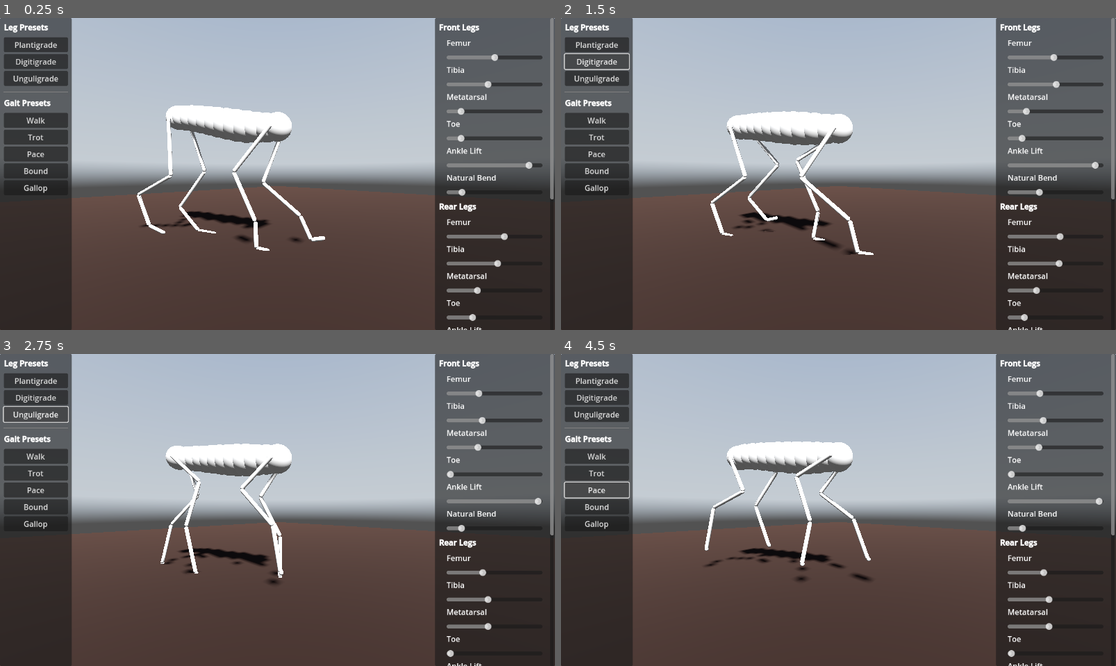
Above: before the commit, frames 1-4 (two rows, left to right).
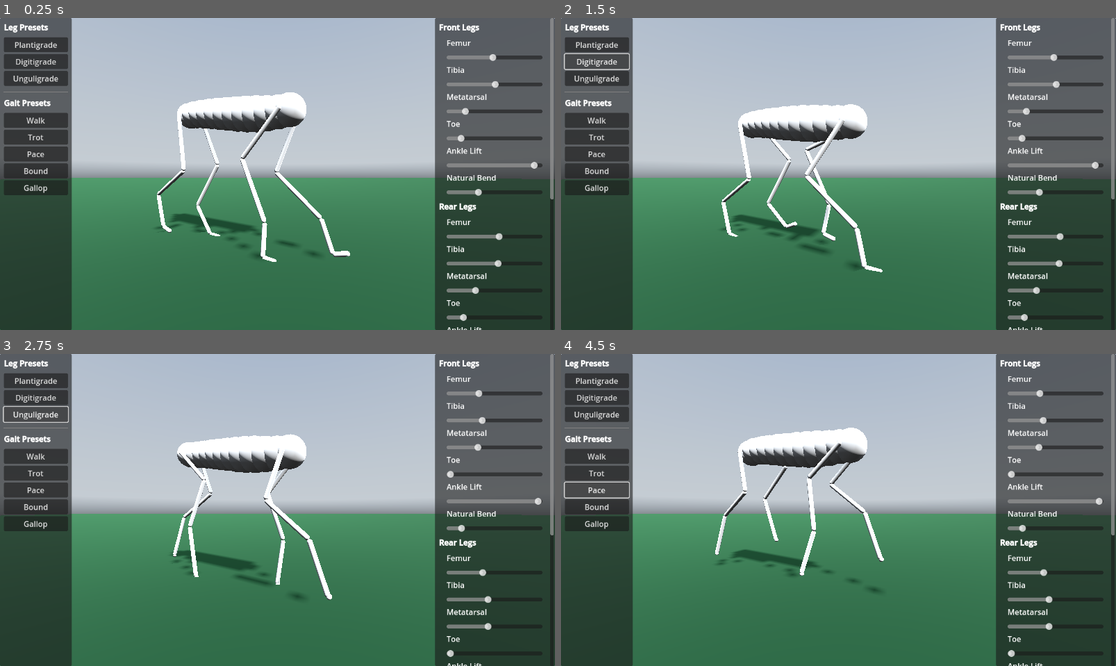
Above: after the commit, the same moments.

Repository: jehoz/legs-and-gaits
Game: Godot game, scene res://scenes/default.tscn
Same seed, same stepped clock (60 frames per second), same inputs: the game is played once before the commit and once after it. A sky picture missing from this copy of the repository is replaced by a grey-blue gradient.
Inputs:
- Up to frame 1 (0.25 s): no input
- Up to frame 2 (1.5 s): click "Plantigrade" at 0.5 s; click "Digitigrade" at 1.25 s
- Up to frame 3 (2.75 s): click "Unguligrade" at 2 s
- Up to frame 4 (4.5 s): click "Walk" at 2.75 s; click "Trot" at 3.5 s; click "Pace" at 4.25 s

The runs differ from the first frame. In frame 1, 37% of the frame differs, in the area x 0-100%, y 11-100%; in frame 2, 36%; in frame 3, 36%; in frame 4, 37%.

Commit message:
Update some default values

Diff:
--- a/scenes/default.tscn
+++ b/scenes/default.tscn
@@ -8,80 +8,87 @@
 [ext_resource type="Script" path="res://scripts/ui/leg_preset_button.gd" id="6_nay67"]
 [ext_resource type="Script" path="res://scripts/ui/gait_preset_button.gd" id="7_1iott"]
 
-[sub_resource type="Curve" id="Curve_ed4xn"]
+[sub_resource type="Curve" id="Curve_0s5ka"]
 max_value = 0.2
 _data = [Vector2(0, 0.101099), 0.0, 0.0, 0, 0, Vector2(0.691943, 0.120879), 0.0, 0.0, 0, 0, Vector2(1, 0.101099), 0.0, 0.0, 0, 0]
 point_count = 3
 
-[sub_resource type="Resource" id="Resource_vg5k8"]
+[sub_resource type="Resource" id="Resource_etv65"]
 script = ExtResource("2_sau8g")
-femur_length = 0.43
-tibia_length = 0.38
-metatarsal_length = 0.18
+femur_length = 0.413
+tibia_length = 0.431
+metatarsal_length = 0.212
 toe_length = 0.1
-ankle_lift = 1.4
+ankle_lift = 1.5
 leg_type = 0
-natural_bend = 0.1
-
-[sub_resource type="Resource" id="Resource_7scyc"]
+natural_bend = 0.24
+
+[sub_resource type="Resource" id="Resource_o2e4e"]
 script = ExtResource("2_sau8g")
-femur_length = 0.5
-tibia_length = 0.45
-metatarsal_length = 0.3
-toe_length = 0.2
-ankle_lift = 0.8
+femur_length = 0.461
+tibia_length = 0.452
+metatarsal_length = 0.285
+toe_length = 0.12
+ankle_lift = 0.996
 leg_type = 1
-natural_bend = 0.15
+natural_bend = 0.197
 
 [sub_resource type="Resource" id="Resource_0glcd"]
 script = ExtResource("4_kntse")
 body_length = 1.0
-body_shape = SubResource("Curve_ed4xn")
+body_shape = SubResource("Curve_0s5ka")
 num_body_segments = 12
-front_leg_blueprint = SubResource("Resource_vg5k8")
-rear_leg_blueprint = SubResource("Resource_7scyc")
-speed = 3.5
-leg_pair_phase_difference = 1.5708
+front_leg_blueprint = SubResource("Resource_etv65")
+rear_leg_blueprint = SubResource("Resource_o2e4e")
+speed = 3.75
+leg_pair_phase_difference = 1.5
 leg_side_phase_difference = 3.14159
-step_height = 0.125
-step_length = 0.25
+step_height = 0.2
+step_length = 0.3
 oscillator_bias = 1.0
 
-[sub_resource type="StandardMaterial3D" id="StandardMaterial3D_dcppm"]
-albedo_color = Color(0.160784, 0.101961, 0.0705882, 1)
+[sub_resource type="StandardMaterial3D" id="StandardMaterial3D_xca50"]
+albedo_color = Color(0.862745, 0.862745, 0.862745, 1)
+metallic = 1.0
+
+[sub_resource type="StandardMaterial3D" id="StandardMaterial3D_fvigv"]
+albedo_color = Color(0.0862745, 0.219608, 0.129412, 1)
 
 [sub_resource type="QuadMesh" id="QuadMesh_kebb5"]
-size = Vector2(10, 10)
+size = Vector2(50, 50)
 orientation = 1
 
 [sub_resource type="PanoramaSkyMaterial" id="PanoramaSkyMaterial_5udmt"]
 panorama = ExtResource("5_8pggb")
 
-[sub_resource type="Sky" id="Sky_1dely"]
+[sub_resource type="Sky" id="Sky_qwvaw"]
 sky_material = SubResource("PanoramaSkyMaterial_5udmt")
 
 [sub_resource type="Environment" id="Environment_6qart"]
 background_mode = 2
-sky = SubResource("Sky_1dely")
+sky = SubResource("Sky_qwvaw")
 ambient_light_source = 2
 ambient_light_color = Color(0.396078, 0.396078, 0.396078, 1)
 ambient_light_energy = 2.0
 tonemap_mode = 3
 tonemap_exposure = 1.2
 tonemap_white = 16.0
+ssao_radius = 10.42
 
 [node name="Default" type="Node3D"]
 
 [node name="Creature" type="Node3D" parent="."]
-transform = Transform3D(-0.919821, 0, -0.392337, 0, 1, 0, 0.392337, 0, -0.919821, 0, 0, 0)
+transform = Transform3D(-1, 0, 8.74227e-08, 0, 1, 0, -8.74227e-08, 0, -1, 0, 0, 0)
 script = ExtResource("1_e1xh8")
 blueprint = SubResource("Resource_0glcd")
+material = SubResource("StandardMaterial3D_xca50")
 
 [node name="Camera3D" type="Camera3D" parent="."]
-transform = Transform3D(0.707107, 0, -0.707107, 0, 1, 0, 0.707107, 0, 0.707107, -1, 0.5, 1)
+transform = Transform3D(0.5, 0, -0.866026, 0, 1, 0, 0.866026, 0, 0.5, -1.1, 0.5, 0.55)
 
 [node name="Ground" type="MeshInstance3D" parent="."]
-material_override = SubResource("StandardMaterial3D_dcppm")
+transform = Transform3D(0.866025, 0, 0.5, 0, 1, 0, -0.5, 0, 0.866025, 0, 0, 0)
+material_override = SubResource("StandardMaterial3D_fvigv")
 mesh = SubResource("QuadMesh_kebb5")
 
 [node name="WorldEnvironment" type="WorldEnvironment" parent="."]
@@ -91,6 +98,7 @@
 transform = Transform3D(-0.918031, 0.202607, -0.340837, -0.392504, -0.586225, 0.708718, -0.0562163, 0.784405, 0.617697, 0.482797, 5.92837, 2.46534)
 light_energy = 2.0
 shadow_enabled = true
+shadow_opacity = 0.6
 
 [node name="CanvasLayer" type="CanvasLayer" parent="."]
 
@@ -456,10 +464,11 @@
 text = "Walk
 "
 script = ExtResource("7_1iott")
-gait_speed = 5.0
+gait_speed = 3.75
 front_back_phase_offset = 1.5
 left_right_phase_offset = 3.14
-step_height = 0.125
+step_height = 0.2
+step_length = 0.3
 swing_stance_bias = 1.0
 control_panel = NodePath("../../../../../Sliders/Panel")
 
@@ -470,21 +479,19 @@
 gait_speed = 7.0
 front_back_phase_offset = 3.142
 left_right_phase_offset = 3.142
-step_height = 0.2
-step_length = 0.3
-swing_stance_bias = -3.7
+step_length = 0.35
+swing_stance_bias = -3.0
 control_panel = NodePath("../../../../../Sliders/Panel")
 
 [node name="PaceButton" type="Button" parent="CanvasLayer/Presets/Panel/MarginContainer/VBoxContainer" node_paths=PackedStringArray("control_panel")]
 layout_mode = 2
 text = "Pace"
 script = ExtResource("7_1iott")
-gait_speed = 8.0
+gait_speed = 7.0
 front_back_phase_offset = 0.0
 left_right_phase_offset = 3.142
-step_height = 0.2
-step_length = 0.3
-swing_stance_bias = -2.7
+step_length = 0.35
+swing_stance_bias = -3.0
 control_panel = NodePath("../../../../../Sliders/Panel")
 
 [node name="BoundButton" type="Button" parent="CanvasLayer/Presets/Panel/MarginContainer/VBoxContainer" node_paths=PackedStringArray("control_panel")]
@@ -495,7 +502,7 @@
 gait_speed = 11.0
 front_back_phase_offset = 3.142
 left_right_phase_offset = 0.0
-step_height = 0.28
+step_height = 0.4
 step_length = 0.47
 swing_stance_bias = -1.6
 control_panel = NodePath("../../../../../Sliders/Panel")
@@ -508,7 +515,7 @@
 gait_speed = 10.0
 front_back_phase_offset = 3.142
 left_right_phase_offset = 0.6
-step_height = 0.355
-step_length = 0.43
+step_height = 0.42
+step_length = 0.45
 swing_stance_bias = -3.0
 control_panel = NodePath("../../../../../Sliders/Panel")
Not shown: 1 places in scenes/default.tscn that only renumber resources
